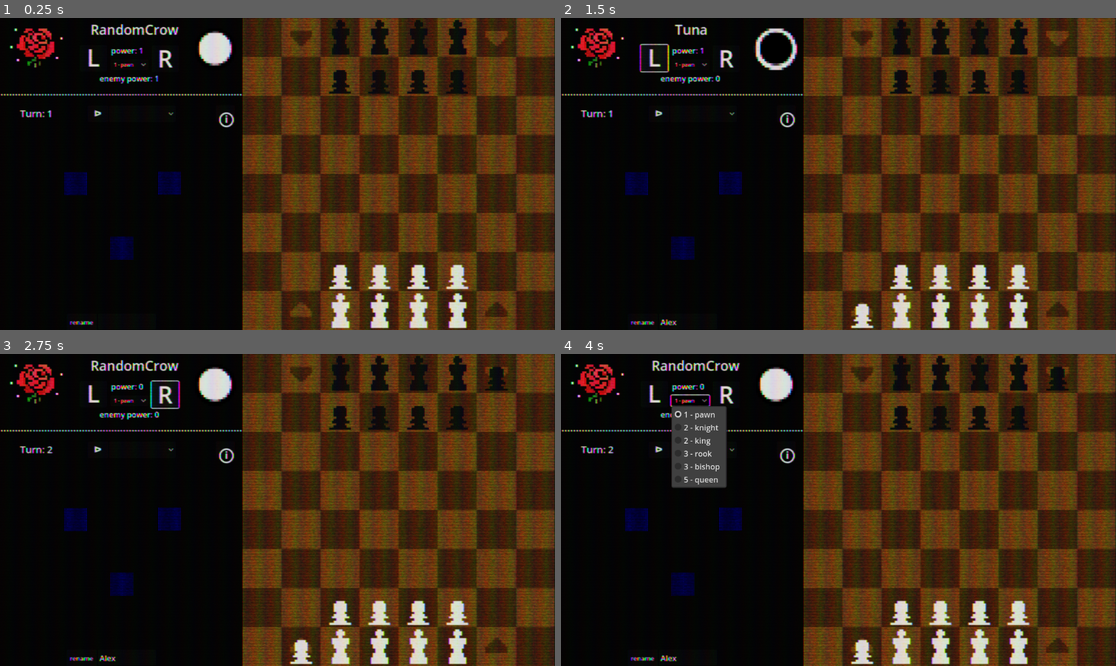
Above: before the commit, frames 1-4 (two rows, left to right).
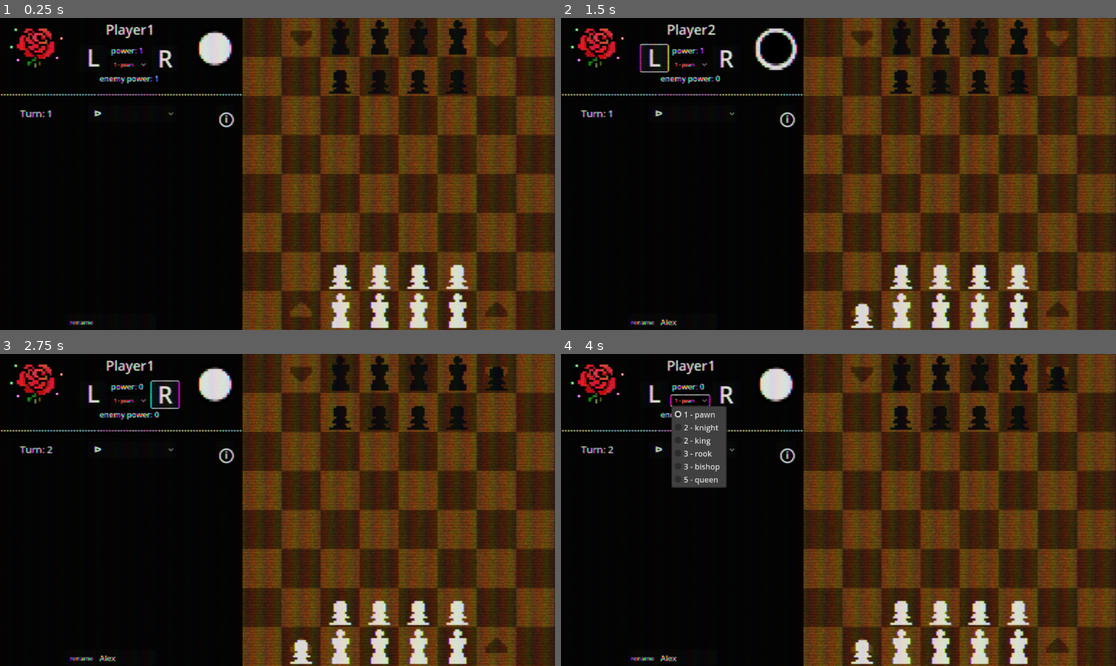
Above: after the commit, the same moments.

Repository: eshaw463/gschess
Game: Godot game, scene res://Scenes/main.tscn
The game is run twice, just before and just after one commit, with the same random seed, the same clock (stepped at 60 frames per second) and the same inputs.
Inputs (mouse positions are in pixels of both pictures, inside the frame that each line leads up to):
- Up to frame 1 (0.25 s): no input
- Up to frame 2 (1.5 s): click (688, 320) at 0.52 s; type "Alex" at 0.6 s; click (655, 58) at 1.25 s
- Up to frame 3 (2.75 s): click (166, 394) at 2 s
- Up to frame 4 (4 s): click "ᐅ" at 2.75 s; click "1 - pawn" at 3.5 s

The runs differ from the first frame. In frame 1, 1.2% of the frame differs, in the area x 11-33%, y 1-78%; in frame 2, 1.0%; in frame 3, 1.2%; in frame 4, 1.2%.

Commit message:
v1.3 - upgrade graphics

Diff:
--- a/Scenes/chess.gd
+++ b/Scenes/chess.gd
@@ -48,8 +48,8 @@
 var currentTurn : int = 0
 var b_manpower : int = 0
 var w_manpower : int = 0
-var w_name = "RandomCrow"
-var b_name = "Tuna"
+var w_name = "Player1"
+var b_name = "Player2"
 
 var w_up : int = 0
 var b_up : int = 0
@@ -189,7 +189,7 @@
 		turn.texture = TURN_WHITE
 		currentTurn+=1
 		w_display_upgrades()
-		w_manpower += 1
+		w_manpower += 1 #set back to 1
 		if (w_list.has(6) && currentTurn%3==0): w_manpower += 1
 		var text = $"../CanvasLayer/UI/DeployNumber"
 		text.text = "power: " + str(w_manpower)
@@ -732,7 +732,7 @@
 	# colony - gain 24 points                                                      DONE
 	# artillery - every 12 turns destroy 5 pieces in a line in front of you        DONE
 
-# TODO: ability graphics, info page
+
 
 func _on_buy_pressed() -> void:
 	# subtracting manpower & redisplay not done
@@ -941,63 +941,63 @@
 		if len(w_list) >= x+1:
 			if w_list[x] == 0: #REV
 				if currentTurn%6 == 0:
-					curUP.texture=load("res://Assets/Chess_board.png")
+					curUP.texture=load("res://Assets/rev6.png")
 				elif currentTurn%6 == 1:
-					curUP.texture=load("res://Assets/Chess_board.png")
+					curUP.texture=load("res://Assets/rev1.png")
 				elif currentTurn%6 == 2:
-					curUP.texture=load("res://Assets/Chess_board.png")
+					curUP.texture=load("res://Assets/rev2.png")
 				elif currentTurn%6 == 3:
-					curUP.texture=load("res://Assets/Chess_board.png")
+					curUP.texture=load("res://Assets/rev3.png")
 				elif currentTurn%6 == 4:
-					curUP.texture=load("res://Assets/Chess_board.png")
+					curUP.texture=load("res://Assets/rev4.png")
 				elif currentTurn%6 == 5:
-					curUP.texture=load("res://Assets/Chess_board.png")
+					curUP.texture=load("res://Assets/rev5.png")
 			elif w_list[x] == 1:
-				curUP.texture=load("res://Assets/Chess_board.png")
+				curUP.texture=load("res://Assets/guillotine.png")
 			elif w_list[x] == 2:
-				curUP.texture=load("res://Assets/Chess_board.png")
+				curUP.texture=load("res://Assets/crown.png")
 			elif w_list[x] == 3: #SWORD
 				if currentTurn%3 == 0:
-					curUP.texture=load("res://Assets/Chess_board.png")
+					curUP.texture=load("res://Assets/sword2.png")
 				elif currentTurn%3 == 1:
-					curUP.texture=load("res://Assets/Chess_board.png")
+					curUP.texture=load("res://Assets/sword3.png")
 				elif currentTurn%3 == 2:
-					curUP.texture=load("res://Assets/Chess_board.png")
+					curUP.texture=load("res://Assets/sword1.png")
 			elif w_list[x] == 4:
-				curUP.texture=load("res://Assets/Chess_board.png")
+				curUP.texture=load("res://Assets/tower.png")
 			elif w_list[x] == 5:
-				curUP.texture=load("res://Assets/Chess_board.png")
+				curUP.texture=load("res://Assets/shield.png")
 			elif w_list[x] == 6:
-				curUP.texture=load("res://Assets/Chess_board.png")
+				curUP.texture=load("res://Assets/factory.png")
 			elif w_list[x] == 7:
-				curUP.texture=load("res://Assets/Chess_board.png")
+				curUP.texture=load("res://Assets/ship.png")
 			elif w_list[x] == 8: #ARTY
 				if currentTurn%12 == 0:
-					curUP.texture=load("res://Assets/Chess_board.png")
+					curUP.texture=load("res://Assets/arty10.png")
 				elif currentTurn%12 == 1:
-					curUP.texture=load("res://Assets/Chess_board.png")
+					curUP.texture=load("res://Assets/arty11.png")
 				elif currentTurn%12 == 2:
-					curUP.texture=load("res://Assets/Chess_board.png")
+					curUP.texture=load("res://Assets/arty12.png")
 				elif currentTurn%12 == 3:
-					curUP.texture=load("res://Assets/Chess_board.png")
+					curUP.texture=load("res://Assets/arty1.png")
 				elif currentTurn%12 == 4:
-					curUP.texture=load("res://Assets/Chess_board.png")
+					curUP.texture=load("res://Assets/arty2.png")
 				elif currentTurn%12 == 5:
-					curUP.texture=load("res://Assets/Chess_board.png")
+					curUP.texture=load("res://Assets/arty3.png")
 				elif currentTurn%12 == 6:
-					curUP.texture=load("res://Assets/Chess_board.png")
+					curUP.texture=load("res://Assets/arty4.png")
 				elif currentTurn%12 == 7:
-					curUP.texture=load("res://Assets/Chess_board.png")
+					curUP.texture=load("res://Assets/arty5.png")
 				elif currentTurn%12 == 8:
-					curUP.texture=load("res://Assets/Chess_board.png")
+					curUP.texture=load("res://Assets/arty6.png")
 				elif currentTurn%12 == 9:
-					curUP.texture=load("res://Assets/Chess_board.png")
+					curUP.texture=load("res://Assets/arty7.png")
 				elif currentTurn%12 == 10:
-					curUP.texture=load("res://Assets/Chess_board.png")
+					curUP.texture=load("res://Assets/arty8.png")
 				elif currentTurn%12 == 11:
-					curUP.texture=load("res://Assets/Chess_board.png")
-			else:
-				pass #display nothing/// will need to switch to a blank texture!!!
+					curUP.texture=load("res://Assets/arty9.png")
+		else:
+			curUP.texture=load("res://Assets/blankUpgrade.png") #display nothing/// will need to switch to a blank texture!!!
 
 func b_display_upgrades() -> void:
 
@@ -1014,60 +1014,60 @@
 		if len(b_list) >= x+1:
 			if b_list[x] == 0: # REVOLVER
 				if currentTurn%6 == 0:
-					curUP.texture=load("res://Assets/Chess_board.png")
+					curUP.texture=load("res://Assets/rev6.png")
 				elif currentTurn%6 == 1:
-					curUP.texture=load("res://Assets/Chess_board.png")
+					curUP.texture=load("res://Assets/rev1.png")
 				elif currentTurn%6 == 2:
-					curUP.texture=load("res://Assets/Chess_board.png")
+					curUP.texture=load("res://Assets/rev2.png")
 				elif currentTurn%6 == 3:
-					curUP.texture=load("res://Assets/Chess_board.png")
+					curUP.texture=load("res://Assets/rev3.png")
 				elif currentTurn%6 == 4:
-					curUP.texture=load("res://Assets/Chess_board.png")
+					curUP.texture=load("res://Assets/rev4.png")
 				elif currentTurn%6 == 5:
-					curUP.texture=load("res://Assets/Chess_board.png")
+					curUP.texture=load("res://Assets/rev5.png")
 			elif b_list[x] == 1:
-				curUP.texture=load("res://Assets/Chess_board.png")
+				curUP.texture=load("res://Assets/guillotine.png")
 			elif b_list[x] == 2:
-				curUP.texture=load("res://Assets/Chess_board.png")
+				curUP.texture=load("res://Assets/crown.png")
 			elif b_list[x] == 3: #SWORD
 				if currentTurn%3 == 0:
-					curUP.texture=load("res://Assets/Chess_board.png")
+					curUP.texture=load("res://Assets/sword2.png")
 				elif currentTurn%3 == 1:
-					curUP.texture=load("res://Assets/Chess_board.png")
+					curUP.texture=load("res://Assets/sword3.png")
 				elif currentTurn%3 == 2:
-					curUP.texture=load("res://Assets/Chess_board.png")
+					curUP.texture=load("res://Assets/sword1.png")
 			elif b_list[x] == 4:
-				curUP.texture=load("res://Assets/Chess_board.png")
+				curUP.texture=load("res://Assets/tower.png")
 			elif b_list[x] == 5:
-				curUP.texture=load("res://Assets/Chess_board.png")
+				curUP.texture=load("res://Assets/shield.png")
 			elif b_list[x] == 6:
-				curUP.texture=load("res://Assets/Chess_board.png")
+				curUP.texture=load("res://Assets/factory.png")
 			elif b_list[x] == 7:
-				curUP.texture=load("res://Assets/Chess_board.png")
+				curUP.texture=load("res://Assets/ship.png")
 			elif b_list[x] == 8: #ARTY
 				if currentTurn%12 == 0:
-					curUP.texture=load("res://Assets/Chess_board.png")
+					curUP.texture=load("res://Assets/arty10.png")
 				elif currentTurn%12 == 1:
-					curUP.texture=load("res://Assets/Chess_board.png")
+					curUP.texture=load("res://Assets/arty11.png")
 				elif currentTurn%12 == 2:
-					curUP.texture=load("res://Assets/Chess_board.png")
+					curUP.texture=load("res://Assets/arty12.png")
 				elif currentTurn%12 == 3:
-					curUP.texture=load("res://Assets/Chess_board.png")
+					curUP.texture=load("res://Assets/arty1.png")
 				elif currentTurn%12 == 4:
-					curUP.texture=load("res://Assets/Chess_board.png")
+					curUP.texture=load("res://Assets/arty2.png")
 				elif currentTurn%12 == 5:
-					curUP.texture=load("res://Assets/Chess_board.png")
+					curUP.texture=load("res://Assets/arty3.png")
 				elif currentTurn%12 == 6:
-					curUP.texture=load("res://Assets/Chess_board.png")
+					curUP.texture=load("res://Assets/arty4.png")
 				elif currentTurn%12 == 7:
-					curUP.texture=load("res://Assets/Chess_board.png")
+					curUP.texture=load("res://Assets/arty5.png")
 				elif currentTurn%12 == 8:
-					curUP.texture=load("res://Assets/Chess_board.png")
+					curUP.texture=load("res://Assets/arty6.png")
 				elif currentTurn%12 == 9:
-					curUP.texture=load("res://Assets/Chess_board.png")
+					curUP.texture=load("res://Assets/arty7.png")
 				elif currentTurn%12 == 10:
-					curUP.texture=load("res://Assets/Chess_board.png")
+					curUP.texture=load("res://Assets/arty8.png")
 				elif currentTurn%12 == 11:
-					curUP.texture=load("res://Assets/Chess_board.png")
-			else:
-				pass #display nothing
+					curUP.texture=load("res://Assets/arty9.png")
+		else:
+			curUP.texture=load("res://Assets/blankUpgrade.png")
Binary file added: Assets/arty1.png
Not shown, added: Assets/arty1.png.import
Binary file added: Assets/arty10.png
Not shown, added: Assets/arty10.png.import
Binary file added: Assets/arty11.png
Not shown, added: Assets/arty11.png.import
Binary file added: Assets/arty12.png
Not shown, added: Assets/arty12.png.import
Binary file added: Assets/arty2.png
Not shown, added: Assets/arty2.png.import
Binary file added: Assets/arty3.png
Not shown, added: Assets/arty3.png.import
(and 43 more such lines)
